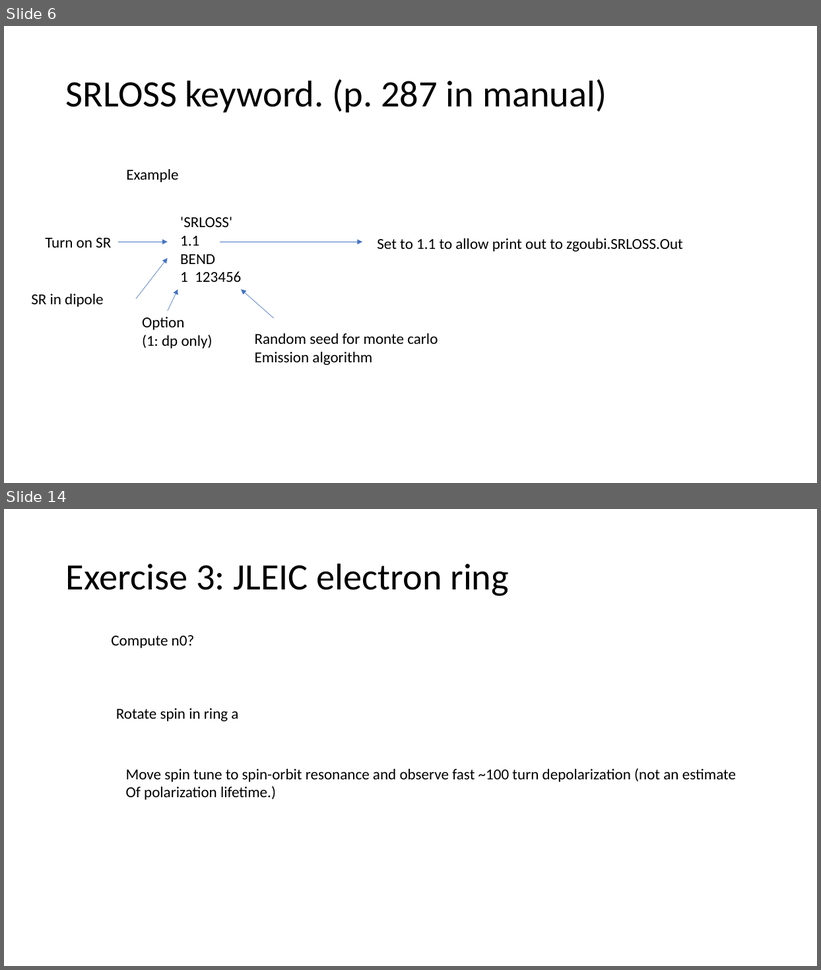
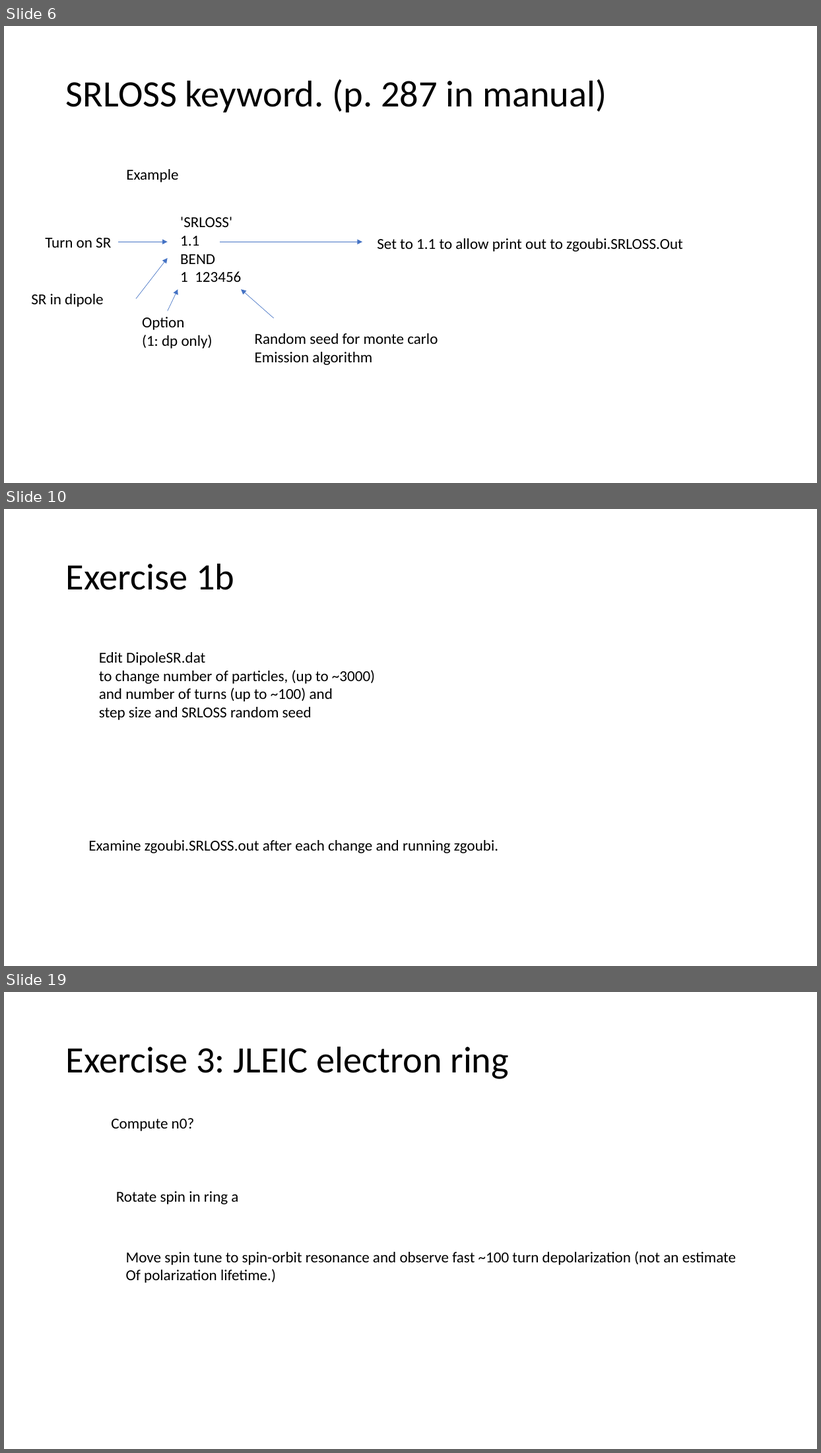
Before and after one commit to radiasoft/Zgoubi-Workshop, a slide deck: Tutorials/Tuesday/TutTu1/Tuesday Tutorial Slides.pptx. Shown one above the other, each under a label of ours: slides 6 and 14 before the commit, slides 6, 10 and 19 after it; the slides between them are not shown. The pictures are 821x970 and 821x1453 pixels, drawn with LibreOffice and Linux fonts; fonts in the diff are those of the drawing. Boxes give left, top, right and bottom in pixels: in the first picture for what was removed or moved away, otherwise in the second. Text is boxed around its words. In the diff, an @@ line names an element or a change of style, - is before the commit and + after.

```diff
--- a/Tutorials/Tuesday/TutTu1/Tuesday Tutorial Slides.pptx
+++ b/Tutorials/Tuesday/TutTu1/Tuesday Tutorial Slides.pptx
@@ slide 10 added at [4, 509, 817, 966], background #FFFFFF @@
@@ title added at [66, 563, 234, 590], 44 pt, text #000000 @@
+Exercise 1b
@@ text added at [99, 652, 375, 720], 18 pt, text #000000 @@
+Edit DipoleSR.dat
+to change number of particles, (up to ~3000)
+and number of turns (up to ~100) and
+step size and SRLOSS random seed
@@ text added at [88, 840, 498, 854], 18 pt, text #000000 @@
+Examine zgoubi.SRLOSS.out after each change and running zgoubi.
@@ what was slide 14 is now slide 19 @@
```
Also in this commit, not shown: 4 slides changed, 9 other slides added, 5 slides removed.
